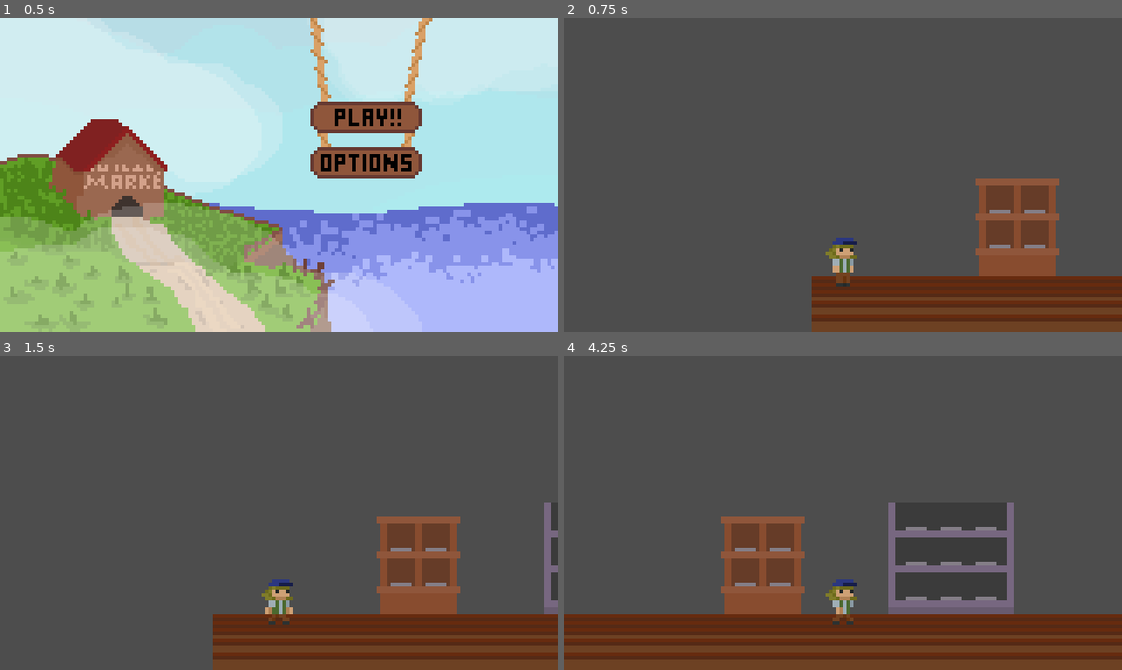
Above: before the commit, frames 1-4 (two rows, left to right).
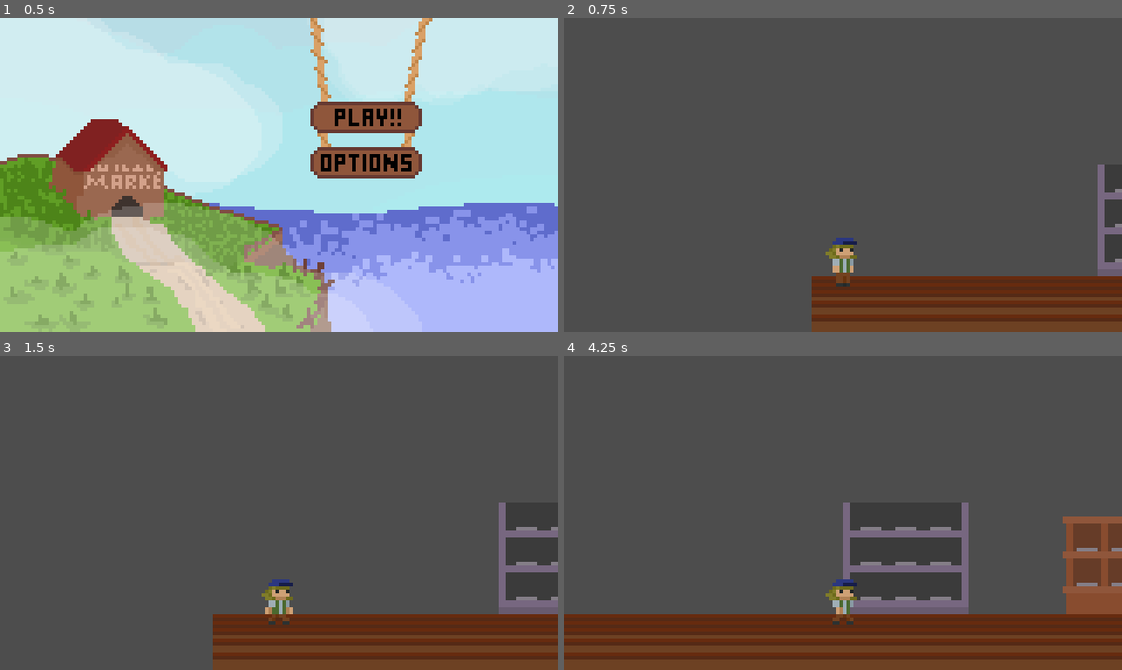
Above: after the commit, the same moments.

Repository: FreiCaneco/sigmarket
Game: Godot game, scene res://scenes/main.tscn
The game is run twice, just before and just after one commit, with the same random seed, the same clock (stepped at 60 frames per second) and the same inputs.
Inputs (mouse positions are in pixels of both pictures, inside the frame that each line leads up to):
- Up to frame 1 (0.5 s): no input
- Up to frame 2 (0.75 s): click (932, 118) at 0.5 s
- Up to frame 3 (1.5 s): hold D (move_right) from 1.28 s (still down); tap E (interact) at 1.35 s
- Up to frame 4 (4.25 s): release D (move_right) at 2.03 s; hold A (move_left) 2.03-2.78 s; tap E (interact) at 2.1, 2.85, 3.6 s; hold D (move_right) from 2.78 s (still down)

Frame 1 is identical in both runs. In frame 2, 5.1% of the frame differs, in the area x 73-100%, y 46-83%; in frame 3, 5.9%; in frame 4, 11%, in the area x 28-100%, y 46-83%.

Commit message:
Abertura de menu ao interagir, e posicionamento de câmera

Diff:
--- a/UI/main_menu.tscn
+++ b/UI/main_menu.tscn
@@ -1,6 +1,6 @@
 [gd_scene load_steps=13 format=3 uid="uid://cljhuqxxmd762"]
 
-[ext_resource type="Script" uid="uid://cn4hukybb81m" path="res://scripts/main_menu.gd" id="1_d8nwk"]
+[ext_resource type="Script" uid="uid://cn4hukybb81m" path="res://UI/main_menu.gd" id="1_d8nwk"]
 [ext_resource type="Texture2D" uid="uid://44ydh61tsofh" path="res://assets/buttons.png" id="1_p8ccj"]
 [ext_resource type="Texture2D" uid="uid://dki4m7wm2urtd" path="res://assets/main_menu.png" id="1_tk8dj"]
 
--- /dev/null
+++ b/UI/storage_popup.gd
@@ -0,0 +1,8 @@
+extends Control
+
+func _ready() -> void:
+	self.visible = false
+	InteractionEvents.shelf_interacted.connect(open_storage)
+
+func open_storage(_shelf_node):
+	self.visible = true
--- /dev/null
+++ b/UI/storage_popup.tscn
@@ -0,0 +1,23 @@
+[gd_scene load_steps=4 format=3 uid="uid://dbwpbtyj2p4ef"]
+
+[ext_resource type="Texture2D" uid="uid://7bwq0d6ktciv" path="res://assets/StoragePopUp.png" id="1_1ycag"]
+[ext_resource type="Script" uid="uid://boi4sj6q3y83u" path="res://UI/storage_popup.gd" id="1_mxshs"]
+
+[sub_resource type="AtlasTexture" id="AtlasTexture_mxshs"]
+atlas = ExtResource("1_1ycag")
+region = Rect2(0, 0, 73, 90)
+
+[node name="StoragePopUp" type="Control"]
+layout_mode = 3
+anchors_preset = 15
+anchor_right = 1.0
+anchor_bottom = 1.0
+grow_horizontal = 2
+grow_vertical = 2
+script = ExtResource("1_mxshs")
+
+[node name="TextureRect" type="TextureRect" parent="."]
+layout_mode = 0
+offset_right = 40.0
+offset_bottom = 40.0
+texture = SubResource("AtlasTexture_mxshs")
--- a/icon.svg
+++ /dev/null
@@ -1 +0,0 @@
-<svg xmlns="http://www.w3.org/2000/svg" width="128" height="128"><rect width="124" height="124" x="2" y="2" fill="#363d52" stroke="#212532" stroke-width="4" rx="14"/><g fill="#fff" transform="translate(12.322 12.322)scale(.101)"><path d="M105 673v33q407 354 814 0v-33z"/><path fill="#478cbf" d="m105 673 152 14q12 1 15 14l4 67 132 10 8-61q2-11 15-15h162q13 4 15 15l8 61 132-10 4-67q3-13 15-14l152-14V427q30-39 56-81-35-59-83-108-43 20-82 47-40-37-88-64 7-51 8-102-59-28-123-42-26 43-46 89-49-7-98 0-20-46-46-89-64 14-123 42 1 51 8 102-48 27-88 64-39-27-82-47-48 49-83 108 26 42 56 81zm0 33v39c0 276 813 276 814 0v-39l-134 12-5 69q-2 10-14 13l-162 11q-12 0-16-11l-10-65H446l-10 65q-4 11-16 11l-162-11q-12-3-14-13l-5-69z"/><path d="M483 600c0 34 58 34 58 0v-86c0-34-58-34-58 0z"/><circle cx="725" cy="526" r="90"/><circle cx="299" cy="526" r="90"/></g><g fill="#414042" transform="translate(12.322 12.322)scale(.101)"><circle cx="307" cy="532" r="60"/><circle cx="717" cy="532" r="60"/></g></svg>
--- a/project.godot
+++ b/project.godot
@@ -13,13 +13,16 @@
 config/name="sigmarket"
 run/main_scene="uid://berxkukq286iq"
 config/features=PackedStringArray("4.5", "Forward Plus")
-config/icon="res://icon.svg"
+
+[autoload]
+
+InteractionEvents="*res://singletons/InteractionEvents.gd"
+Global="*res://singletons/Global.gd"
 
 [display]
 
 window/size/viewport_width=160
 window/size/viewport_height=90
-window/size/mode=3
 window/size/window_width_override=1280
 window/size/window_height_override=720
 window/stretch/mode="viewport"
--- a/scenes/game.tscn
+++ b/scenes/game.tscn
@@ -1,9 +1,11 @@
-[gd_scene load_steps=9 format=3 uid="uid://dqgdtre7m6pyj"]
+[gd_scene load_steps=11 format=3 uid="uid://dqgdtre7m6pyj"]
 
 [ext_resource type="PackedScene" uid="uid://bfkx36jd2fwoc" path="res://scenes/player.tscn" id="2_lnu2h"]
 [ext_resource type="Texture2D" uid="uid://c1wn5lb2nvrks" path="res://assets/TILES.png" id="2_yqjtg"]
 [ext_resource type="PackedScene" uid="uid://cgktrmvr81lli" path="res://scenes/shelf.tscn" id="3_lnu2h"]
 [ext_resource type="Texture2D" uid="uid://dpxukmm6afkbn" path="res://assets/builds.png" id="4_lbhrr"]
+[ext_resource type="PackedScene" uid="uid://dbwpbtyj2p4ef" path="res://UI/storage_popup.tscn" id="5_iywne"]
+[ext_resource type="Script" uid="uid://cpj4xid3rehgd" path="res://scripts/camera.gd" id="5_p57ef"]
 
 [sub_resource type="AtlasTexture" id="AtlasTexture_lnu2h"]
 atlas = ExtResource("2_yqjtg")
@@ -12,13 +14,13 @@
 [sub_resource type="RectangleShape2D" id="RectangleShape2D_yqjtg"]
 size = Vector2(87.896996, 151.27283)
 
-[sub_resource type="AtlasTexture" id="AtlasTexture_lbhrr"]
-atlas = ExtResource("4_lbhrr")
-region = Rect2(39, 5, 24, 28)
-
 [sub_resource type="AtlasTexture" id="AtlasTexture_iywne"]
 atlas = ExtResource("4_lbhrr")
 region = Rect2(1, 1, 36, 32)
+
+[sub_resource type="AtlasTexture" id="AtlasTexture_p57ef"]
+atlas = ExtResource("4_lbhrr")
+region = Rect2(39, 5, 24, 28)
 
 [node name="game" type="Node2D"]
 
@@ -48,15 +50,21 @@
 shape = SubResource("RectangleShape2D_yqjtg")
 
 [node name="Shelf" parent="." instance=ExtResource("3_lnu2h")]
-position = Vector2(59, 60)
-texture = SubResource("AtlasTexture_lbhrr")
+position = Vector2(100, 58)
+texture = SubResource("AtlasTexture_iywne")
 
 [node name="Shelf2" parent="." instance=ExtResource("3_lnu2h")]
-position = Vector2(113, 58)
-texture = SubResource("AtlasTexture_iywne")
+position = Vector2(157, 60)
+texture = SubResource("AtlasTexture_p57ef")
 
 [node name="Player" parent="." instance=ExtResource("2_lnu2h")]
 position = Vector2(9, 70)
 
 [node name="Camera2D" type="Camera2D" parent="Player"]
 offset = Vector2(0, -25)
+script = ExtResource("5_p57ef")
+
+[node name="UI" type="CanvasLayer" parent="."]
+
+[node name="StoragePopUp" parent="UI" instance=ExtResource("5_iywne")]
+visible = false
--- a/scenes/main.tscn
+++ b/scenes/main.tscn
@@ -1,6 +1,6 @@
 [gd_scene load_steps=3 format=3 uid="uid://berxkukq286iq"]
 
-[ext_resource type="Script" uid="uid://ho2wqtonona1" path="res://scripts/main.gd" id="1_0wfyh"]
+[ext_resource type="Script" uid="uid://ho2wqtonona1" path="res://main.gd" id="1_0wfyh"]
 [ext_resource type="PackedScene" uid="uid://cljhuqxxmd762" path="res://UI/main_menu.tscn" id="1_o5qli"]
 
 [node name="Main" type="Node2D"]
--- a/scenes/shelf.tscn
+++ b/scenes/shelf.tscn
@@ -9,3 +9,8 @@
 [node name="Sprite2D" type="Sprite2D" parent="."]
 
 [node name="InteractionComponent" parent="." instance=ExtResource("2_00mi8")]
+
+[node name="CameraPosition" type="Marker2D" parent="."]
+position = Vector2(-17, 19)
+
+[connection signal="player_interacted" from="InteractionComponent" to="." method="_on_player_interacted"]
--- /dev/null
+++ b/scripts/camera.gd
@@ -0,0 +1,16 @@
+extends Camera2D
+
+func _enter_tree() -> void:
+	Global.cam = self
+
+func _ready() -> void:
+	InteractionEvents.shelf_interacted.connect(go_to_shelf)
+
+func go_to_shelf(shelf: Node2D) -> void:
+	var correct_position: Marker2D = shelf.get_node("CameraPosition")
+
+	var tween := create_tween()
+	tween.set_ease(Tween.EASE_IN_OUT).set_trans(Tween.TRANS_SINE)
+	tween.set_parallel(true)
+	tween.tween_property(self,"global_position",correct_position.global_position,1)
+	tween.tween_property(self,"zoom",Vector2(2,2),1)
--- a/scripts/interaction_component.gd
+++ b/scripts/interaction_component.gd
@@ -1,20 +1,34 @@
 extends Node2D
+
+signal player_interacted
+var player_in_area := false
 
 @onready var texture_rect: TextureRect = $TextureRect
 @onready var texture_original_y = texture_rect.position.y
-var hover_tween := create_tween()
-var opacity_tween := create_tween()
+var hover_tween: Tween
+var opacity_tween: Tween
+
+func _ready() -> void:
+	set_process(false)
+
+func _process(delta: float) -> void:
+	if player_in_area and Input.is_action_just_pressed("interact"):
+			player_interacted.emit()
+			interaction_animation()
 
 func _on_area_2d_body_entered(body: Node2D) -> void:
 	if body.is_in_group("Player"):
+		set_process(true)
 		reset_tweens()
 		start_hover_animation()
+		player_in_area = true
 
 func _on_area_2d_body_exited(body: Node2D) -> void:
 	if body.is_in_group("Player"):
+		set_process(false)
 		reset_tweens()
-		opacity_tween = create_tween()
-		opacity_tween.tween_property(texture_rect,"modulate:a",0,0.1)
+		clear_opacity()
+		player_in_area = false
 
 func start_hover_animation() -> void:
 	opacity_tween = create_tween()
@@ -22,9 +36,17 @@
 
 	hover_tween = create_tween()
 	hover_tween.set_loops()
-	hover_tween.set_trans(hover_tween.TRANS_SINE).set_ease(hover_tween.EASE_IN_OUT)
+	hover_tween.set_trans(Tween.TRANS_SINE).set_ease(Tween.EASE_IN_OUT)
 	hover_tween.tween_property(texture_rect,"position:y",texture_original_y - 2,0.3)
 	hover_tween.tween_property(texture_rect,"position:y",texture_original_y,0.3)
+
+func interaction_animation() -> void:
+	reset_tweens()
+	clear_opacity()
+
+func clear_opacity() -> void:
+	opacity_tween = create_tween()
+	opacity_tween.tween_property(texture_rect,"modulate:a",0,0.1)
 
 func reset_tweens() -> void:
 	if hover_tween:
--- a/scripts/player.gd
+++ b/scripts/player.gd
@@ -1,6 +1,4 @@
 extends CharacterBody2D
-
-signal interact_pressed
 
 var gravity = ProjectSettings.get_setting("physics/2d/default_gravity")
 @onready var anim: AnimationPlayer = $AnimationPlayer
@@ -14,9 +12,6 @@
 	else:
 		anim.play("idle")
 
-	if Input.is_action_just_pressed("interact"):
-		interact_pressed.emit()
-
 func _physics_process(delta: float) -> void:
 	velocity.y += gravity * delta
 	if velocity.x > 0:
--- a/scripts/shelf.gd
+++ b/scripts/shelf.gd
@@ -1,5 +1,6 @@
 @tool
 extends Node2D
+
 @onready var sprite_2d: Sprite2D = $Sprite2D
 @export var texture: Texture2D:
 	set(value):
@@ -10,3 +11,8 @@
 func _ready() -> void:
 	if texture:
 		sprite_2d.texture = texture
+
+func _on_player_interacted() -> void:
+	InteractionEvents.shelf_interacted.emit(self)
+
+# Lembre-se de calcular a posição da camera position baseado no tamanho do atlas.
--- /dev/null
+++ b/singletons/Global.gd
@@ -0,0 +1,3 @@
+extends Node
+
+var cam: Camera2D
--- /dev/null
+++ b/singletons/InteractionEvents.gd
@@ -0,0 +1,3 @@
+extends Node
+
+signal shelf_interacted(shelf_node: Node2D)
Renamed: scripts/main_menu.gd -> UI/main_menu.gd
Renamed: scripts/main_menu.gd.uid -> UI/main_menu.gd.uid
Not shown, added: UI/storage_popup.gd.uid
Binary file added: assets/StoragePopUp.png
Not shown, changed: assets/StoragePopUp.png.import
Renamed: scripts/main.gd -> main.gd
Renamed: scripts/main.gd.uid -> main.gd.uid
Not shown, added: scripts/camera.gd.uid
Not shown, added: singletons/Global.gd.uid
Not shown, added: singletons/InteractionEvents.gd.uid
Not shown, removed: scenes/estante.tscn33692858866.tmp
Not shown, removed: scenes/estante.tscn33763993386.tmp
(and 1 more such lines)
